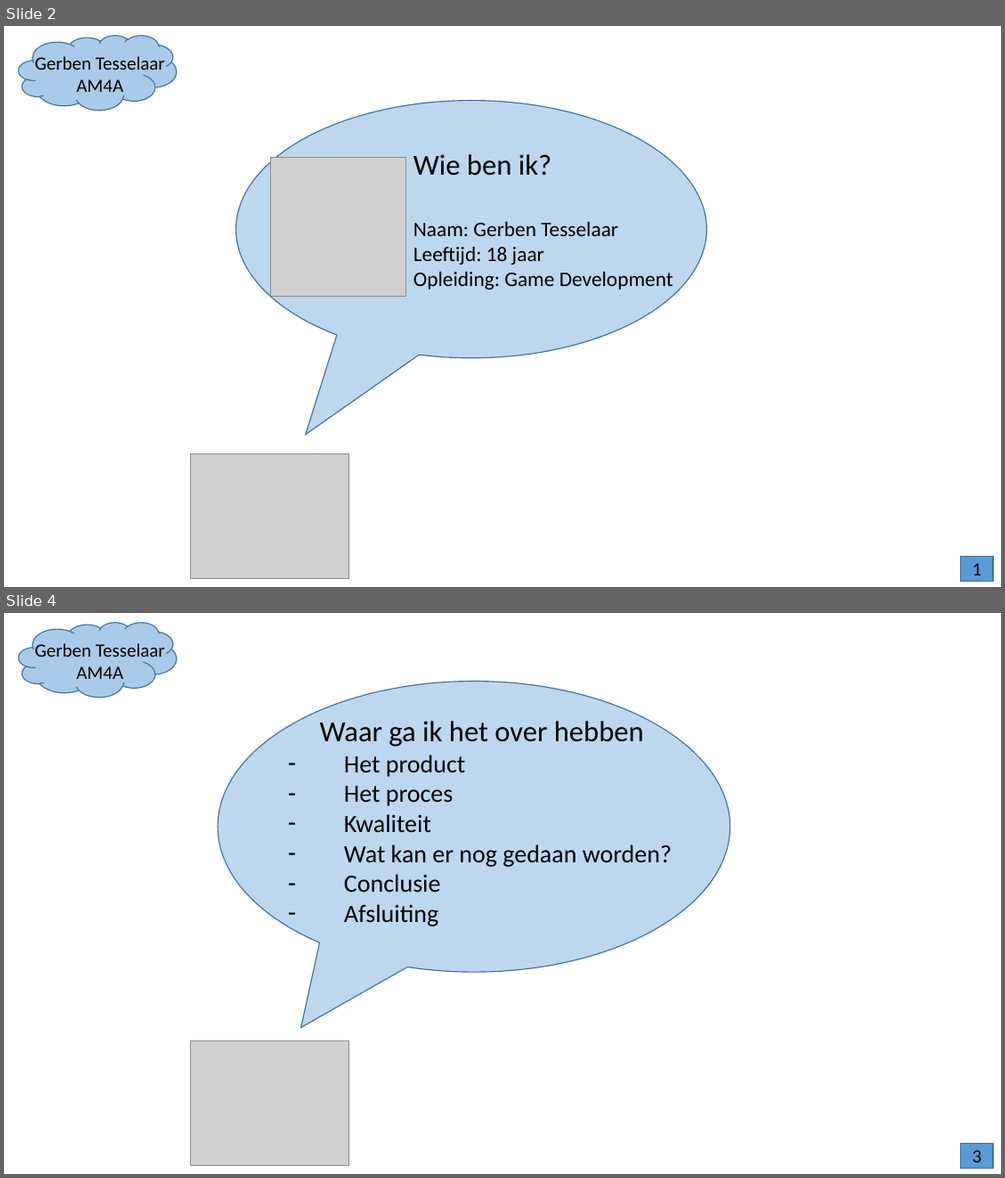
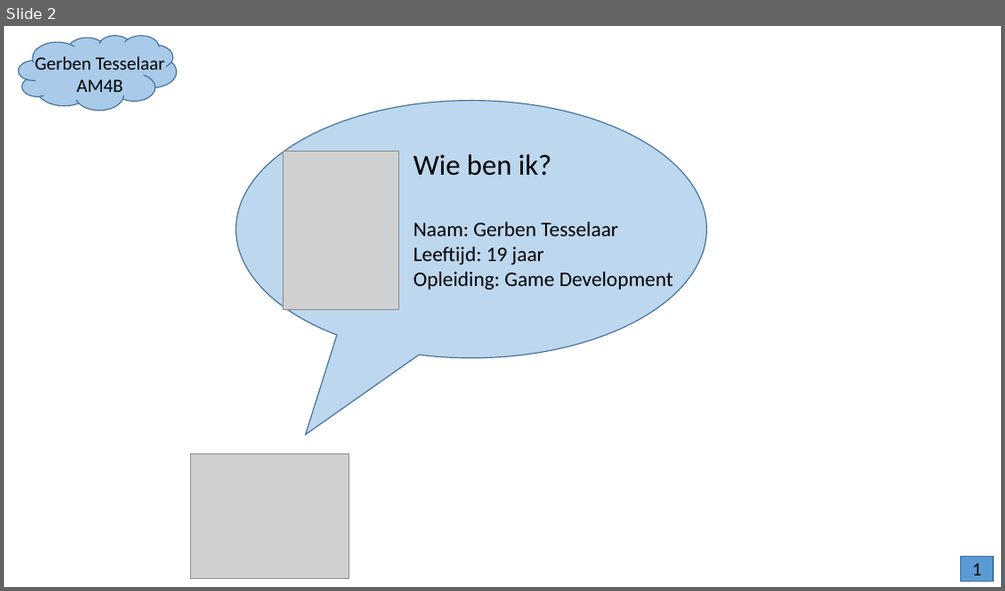
Before and after one commit to JohnnyDeeee/Oils-Well, a slide deck: Documentation/v0.0.6/Presentation 2.pptx. Shown one above the other, each under a label of ours: slides 2 and 4 before the commit, slide 2 after it; the slides between them are not shown. The pictures are 1005x1178 and 1005x591 pixels, drawn with LibreOffice and Linux fonts; fonts in the diff are those of the drawing; grey boxes stand for pictures; background and template pictures are left out. Boxes give left, top, right and bottom in pixels: in the first picture for what was removed or moved away, otherwise in the second. Text is boxed around its words. In the diff, an @@ line names an element or a change of style, - is before the commit and + after.

```diff
--- a/Documentation/v0.0.6/Presentation 2.pptx
+++ b/Documentation/v0.0.6/Presentation 2.pptx
@@ slide 4 removed at (4,613,1001,1174), background picture (left out) @@
@@ cloud removed at (18,623,176,698) @@
@@ text removed at (35,643,165,685) @@
-Gerben Tesselaar
-AM4A
@@ speech bubble removed at (218,681,730,972) @@
@@ text removed at (320,721,672,926) @@
-Waar ga ik het over hebben
-– Het product
-– Het proces
-– Kwaliteit
-– Wat kan er nog gedaan worden?
-– Conclusie
-– Afsluiting
@@ picture removed at (190,1041,349,1166) @@
@@ rectangle removed at (961,1143,994,1167) @@
@@ text removed at (972,1150,982,1168) @@
-3
@@ slide 2 changed as well @@
@@ text at (77,79,123,98): text changed @@
-AM4A
+AM4B
@@ picture: place and size @@
-picture at (270,158,405,296)
+picture at (283,151,399,309)
@@ text at (413,246,544,265): text changed @@
-Leeftijd: 18 jaar
+Leeftijd: 19 jaar
```
Also in this commit, not shown: 3 other slides changed, 4 slides added, 7 other slides removed, 1 other file.
